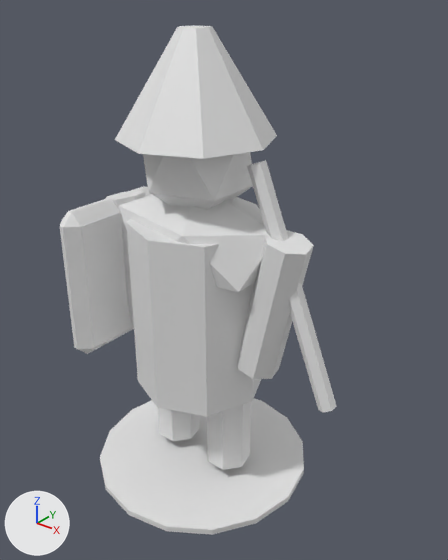
Renders of the FBX model Assets/Art/Models/Generated/Vanguard.fbx from each side of a commit.
One viewpoint serves both versions: a 50 mm lens placed at (1.436, -1.643, 1.936), pointed at (0.12, 0.002, 0.916). The axes (+X, +Y, +Z) are drawn at lower left. The lights are the same throughout. The picture after the commit comes second. Where no turn or scale is listed for an object, it has been applied to the vertices.

Script lines for the objects in view, before the commit:
```python
me_arm_mesh_001 = bpy.data.meshes.new('Arm_Mesh.001')
me_arm_mesh_001.from_pydata(...)  # 14 vertices, 9 faces; spans x -0.139..0.139, y -0.077..0.086, z -0.287..0.287
me_arm_mesh_001.materials.append(mat_dc_stone)  # white #e7e7e7
me_leg_mesh = bpy.data.meshes.new('Leg_Mesh')
me_leg_mesh.from_pydata(...)  # a 7-sided cylinder along z spanning x -0.093..0.093, y -0.086..0.095, z -0.275..0.275
me_leg_mesh.materials.append(mat_dc_dark)  # white #e7e7e7
me_leg_mesh_001 = bpy.data.meshes.new('Leg_Mesh.001')
me_leg_mesh_001.from_pydata(...)  # a 7-sided cylinder along z spanning x -0.093..0.093, y -0.086..0.095, z -0.275..0.275
me_leg_mesh_001.materials.append(mat_dc_dark)  # white #e7e7e7
ob_arm_001 = bpy.data.objects.new('Arm.001', me_arm_mesh_001)
ob_arm_001.location = (0.342, 0.0, 0.874)
ob_leg = bpy.data.objects.new('Leg', me_leg_mesh)
ob_leg.location = (-0.142, 0.0, 0.361)
ob_leg_001 = bpy.data.objects.new('Leg.001', me_leg_mesh_001)
ob_leg_001.location = (0.142, 0.0, 0.361)
# also in view: 'Body' at (0.0, 0.0, 0.779); 'Shoulders' at (0.0, 0.0, 1.064); 'Head' at (0.0, 0.0, 1.387); 'BlobShadow' at (0.0, 0.0, 0.025); 'Shield' at (-0.399, -0.076, 0.836)
```
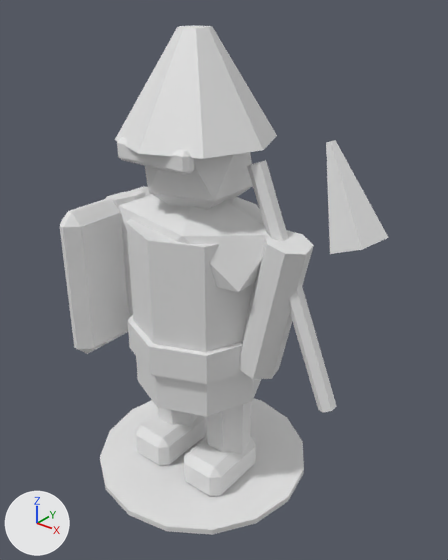
Where the change shows, as pixel boxes (x1, y1, x2, y2) in the pictures (448 x 560 px):
'WeaponBlade', added: after (326, 140, 389, 254)
'Belt', added: after (127, 315, 243, 384)
'Boot.001', added: after (184, 437, 256, 496)
'Boot', added: after (136, 413, 205, 466)
'Visor', added: after (117, 137, 194, 175)

What changed in the scene script:
```text
Add mat_dc_metal:
    mat_dc_metal = principled_material('DC_Metal')
    mat_dc_metal.base_color = (0.8, 0.8, 0.8)  # white #e7e7e7
Add me_boot_mesh:
    me_boot_mesh.from_pydata(...)  # 24 vertices, 26 faces; spans x -0.1..0.1, y -0.152..0.152, z -0.081..0.081
    me_boot_mesh.materials.append(mat_dc_stone)  # white #e7e7e7
Add me_weaponblade_mesh:
    me_weaponblade_mesh.from_pydata([(0.06, 0.095, -0.15), (-0.06, 0.015, 0.15), (0.144, 0.029, -0.116), (-0.047, 0.005, 0.155), (0.112, -0.077, -0.129), (-0.052, -0.012, 0.153), (0.009, -0.077, -0.171), (-0.069, -0.012, 0.146), (-0.023, 0.029, -0.184), (-0.074, 0.005, 0.144)], [], [(0, 1, 3, 2), (2, 3, 5, 4), (4, 5, 7, 6), (3, 1, 9, 7, 5), (6, 7, 9, 8), (8, 9, 1, 0), (0, 2, 4, 6, 8)])
    me_weaponblade_mesh.materials.append(mat_dc_metal)  # white #e7e7e7
Add me_belt_mesh:
    me_belt_mesh.from_pydata(...)  # an 8-sided cylinder along z spanning x -0.29..0.29, y -0.29..0.29, z -0.062..0.062
    me_belt_mesh.materials.append(mat_dc_stone)  # white #e7e7e7
Add me_visor_mesh:
    me_visor_mesh.from_pydata(...)  # 24 vertices, 26 faces; spans x -0.162..0.162, y -0.026..0.026, z -0.038..0.038
    me_visor_mesh.materials.append(mat_dc_metal)  # white #e7e7e7
Add ob_boot:
    ob_boot = bpy.data.objects.new('Boot', me_boot_mesh)
    ob_boot.location = (-0.142, -0.052, 0.095)
Add ob_boot_001:
    ob_boot_001 = bpy.data.objects.new('Boot.001', me_boot_mesh.copy())
    ob_boot_001.location = (0.142, -0.052, 0.095)
Add ob_weaponblade:
    ob_weaponblade = bpy.data.objects.new('WeaponBlade', me_weaponblade_mesh)
    ob_weaponblade.location = (0.589, 0.0, 1.349)
Add ob_belt:
    ob_belt = bpy.data.objects.new('Belt', me_belt_mesh)
    ob_belt.location = (0.0, 0.0, 0.655)
Add ob_visor:
    ob_visor = bpy.data.objects.new('Visor', me_visor_mesh)
    ob_visor.location = (0.0, -0.214, 1.415)
```
